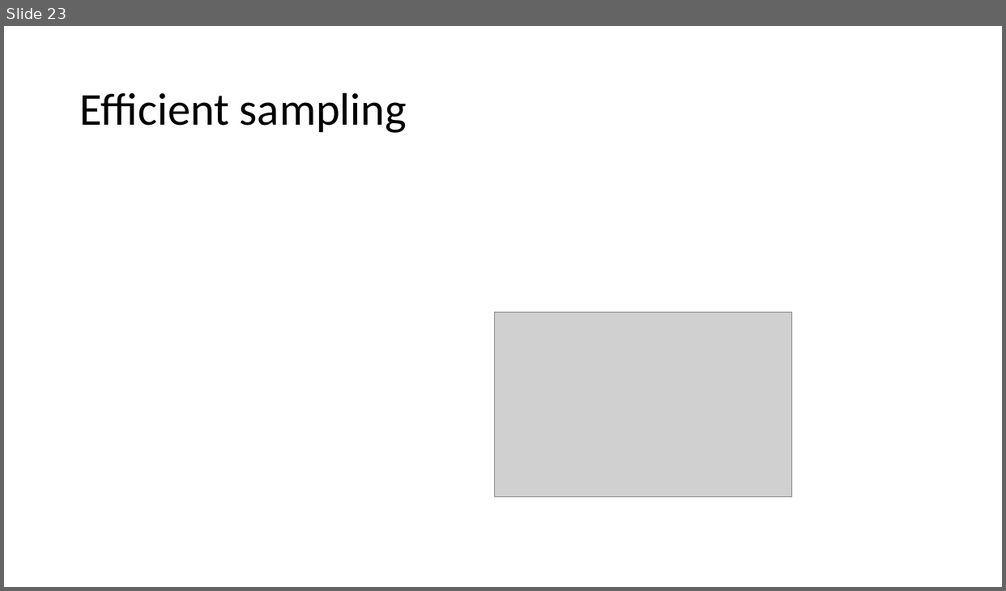
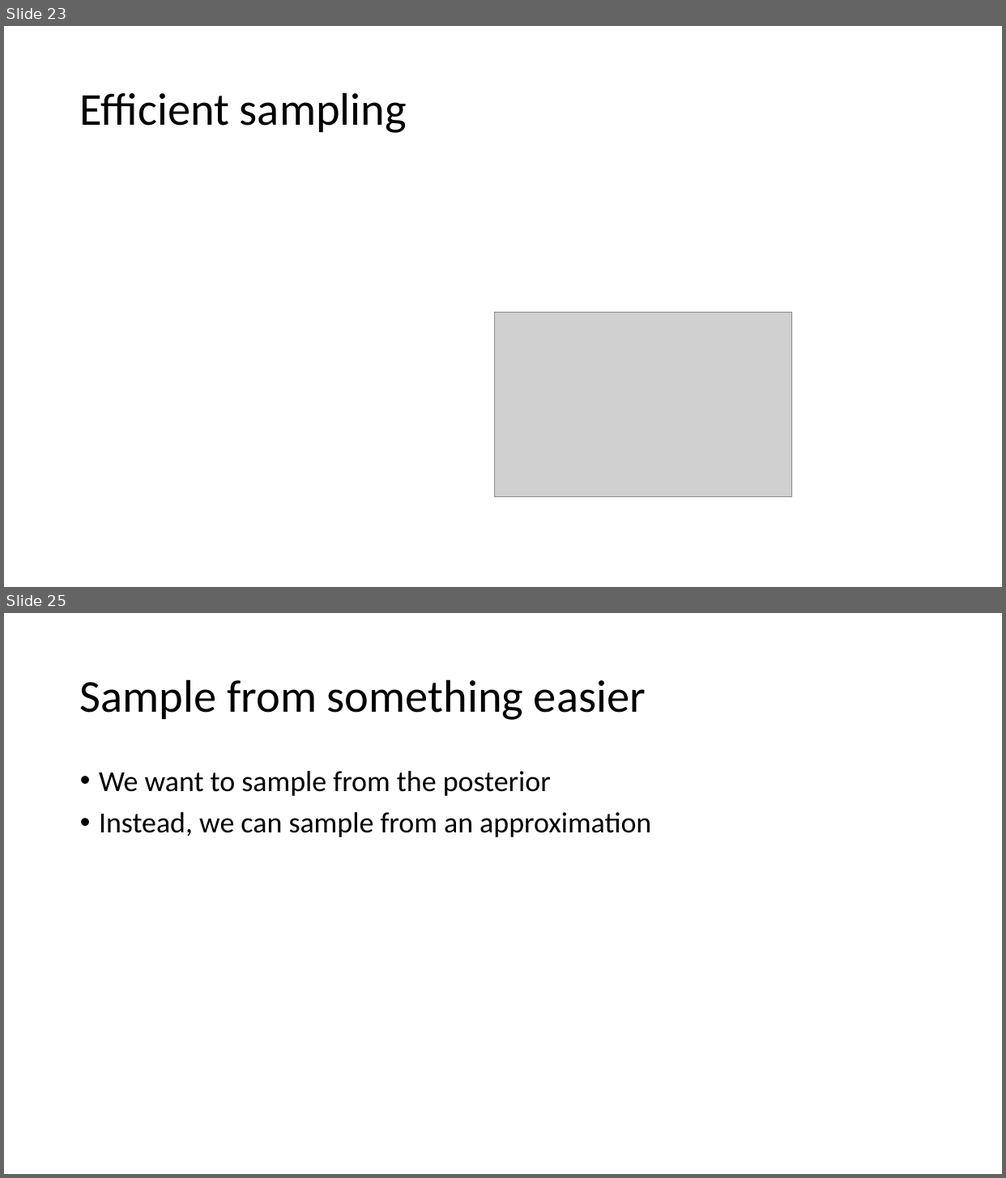
Before and after one commit to opherdonchin/StatisticalComputationAndAnalysis, a slide deck: Lectures/Lecture 5 MCMC.pptx. Shown one above the other, each under a label of ours: slide 23 before the commit, slides 23 and 25 after it; the slides between them are not shown. The pictures are 1006x591 and 1006x1178 pixels, drawn with LibreOffice and Linux fonts; fonts in the diff are those of the drawing; grey boxes stand for pictures. Boxes give left, top, right and bottom in pixels: in the first picture for what was removed or moved away, otherwise in the second. Text is boxed around its words. In the diff, an @@ line names an element or a change of style, - is before the commit and + after.

```diff
--- a/Lectures/Lecture 5 MCMC.pptx
+++ b/Lectures/Lecture 5 MCMC.pptx
@@ slide 25 added at [4, 613, 1002, 1174], background #FFFFFF @@
@@ title added at [80, 679, 646, 720], 44 pt, text #000000 @@
+Sample from something easier
@@ text added at [99, 771, 651, 837], 28 pt, text #000000 @@
+• We want to sample from the posterior
+• Instead, we can sample from an approximation
```
Also in this commit, not shown: 1 other slide added, 17 other files.
